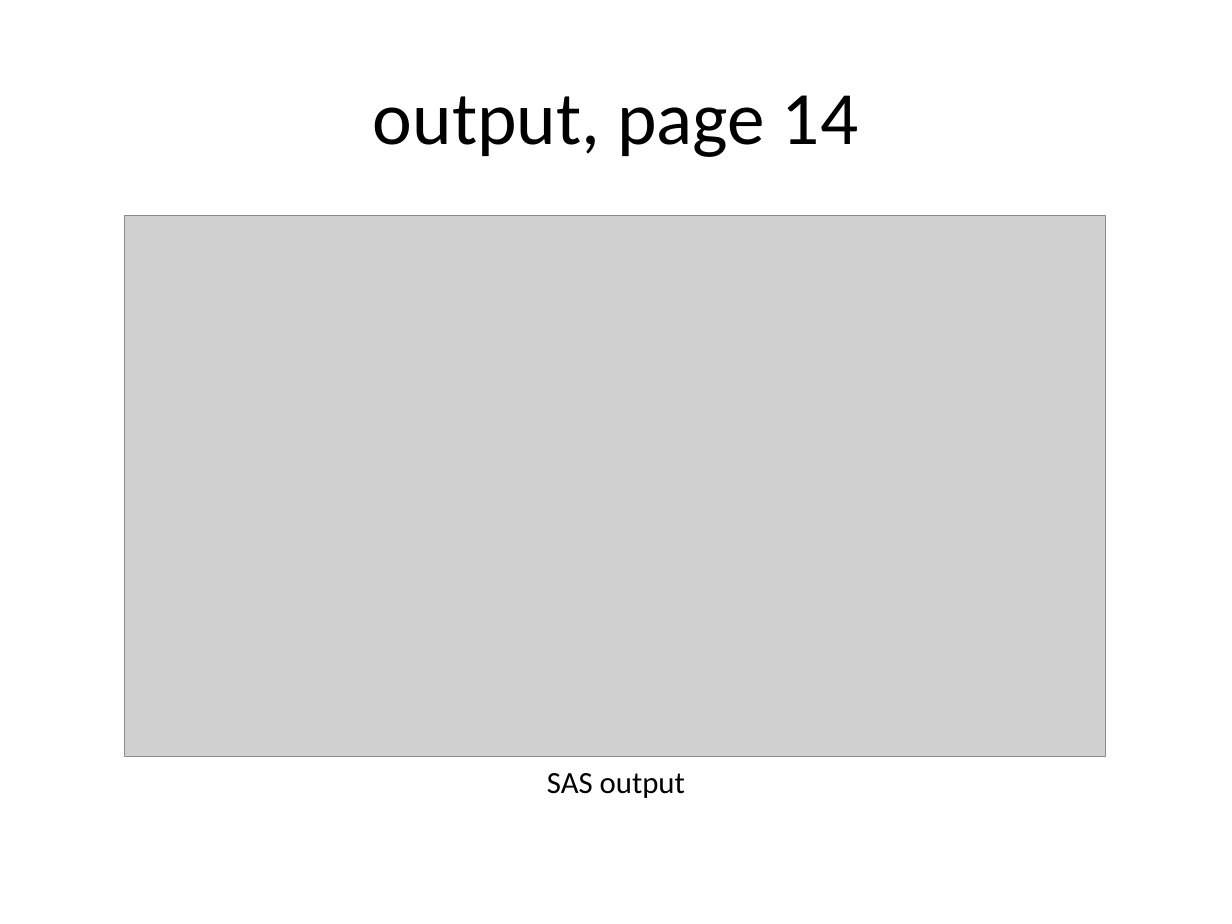
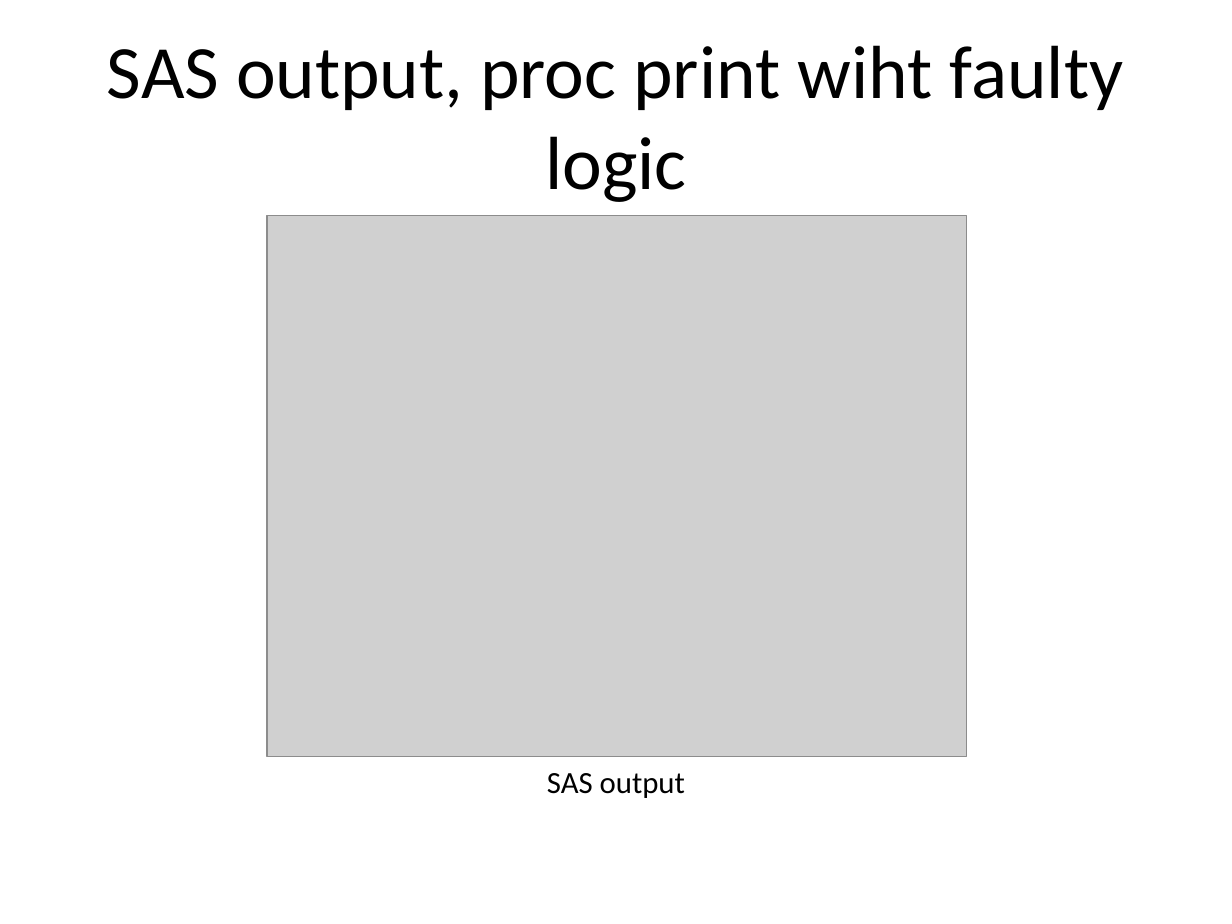
Before and after one commit to pmean/introduction-to-SAS, a slide deck: slide 29 of results/m02-slides-and-speaker-notes.pptx (slide 47 before the commit). Drawn at 1232x924 pixels with LibreOffice and Linux fonts; fonts in the diff are those of the drawing; grey boxes stand for pictures. Boxes give left, top, right and bottom in pixels: in the first picture for what was removed or moved away, otherwise in the second. Text is boxed around its words. In the diff, an @@ line names an element or a change of style, - is before the commit and + after.

```diff
--- a/results/m02-slides-and-speaker-notes.pptx
+++ b/results/m02-slides-and-speaker-notes.pptx
@@ title at (107, 45, 1124, 202): text changed @@
-output, page 14
+SAS output, proc print wiht faulty logic
@@ picture: place and size @@
-picture at (124, 216, 1105, 756)
+picture at (267, 216, 967, 756)
```
Also in this commit, not shown: 27 other slides changed, 23 slides added, 26 slides removed, 29 other files.
